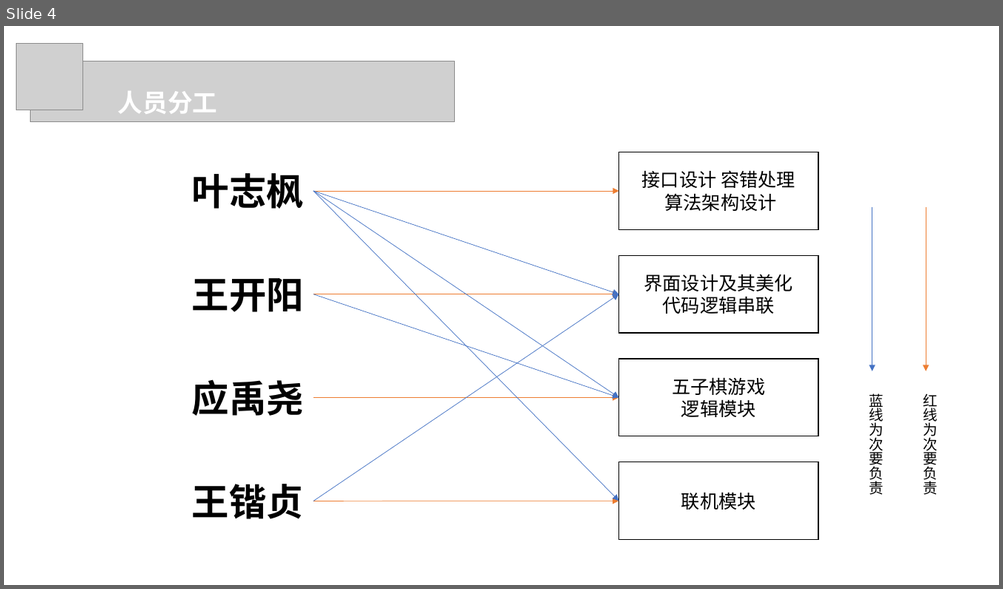
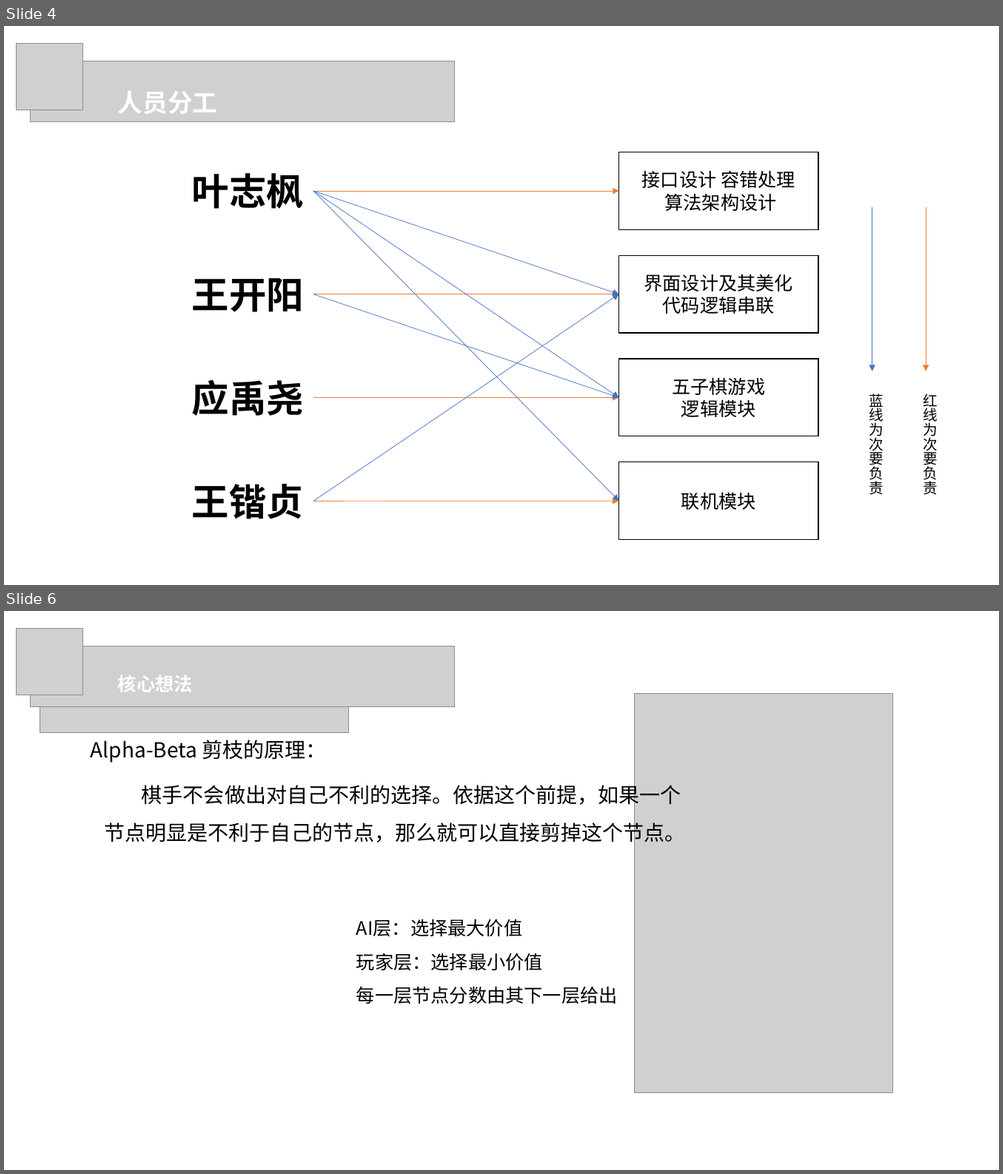
Before and after one commit to IPCHIFUNG/Gobang, a slide deck: doc/五子棋项目演示PPT.pptx. Shown one above the other, each under a label of ours: slide 4 before the commit, slides 4 and 6 after it; the slides between them are not shown. The pictures are 1003x589 and 1003x1174 pixels, drawn with LibreOffice and Linux fonts; fonts in the diff are those of the drawing; grey boxes stand for pictures. Boxes give left, top, right and bottom in pixels: in the first picture for what was removed or moved away, otherwise in the second. Text is boxed around its words. In the diff, an @@ line names an element or a change of style, - is before the commit and + after.

Commit message:
PPT核心算法

```diff
--- a/doc/五子棋项目演示PPT.pptx
+++ b/doc/五子棋项目演示PPT.pptx
@@ slide 6 added at box(4, 611, 999, 1170), background #FFFFFF @@
@@ picture added at box(17, 628, 83, 695) @@
@@ picture added at box(30, 646, 454, 707) @@
@@ picture added at box(40, 655, 349, 733) @@
@@ text added at box(118, 675, 193, 692), 18 pt, text #FFFFFF, bold @@
+核心想法
@@ picture added at box(634, 694, 893, 1093) @@
@@ text added at box(91, 740, 326, 763), 20 pt, text #000000 @@
+Alpha-Beta 剪枝的原理：
@@ text added at box(105, 782, 686, 846), 20 pt, text #000000 @@
+棋手不会做出对自己不利的选择。依据这个前提，如果一个节点明显是不利于自己的节点，那么就可以直接剪掉这个节点。
@@ text added at box(356, 920, 617, 1004), 18 pt, text #000000 @@
+AI层：选择最大价值
+玩家层：选择最小价值
+每一层节点分数由其下一层给出
```
Also in this commit, not shown: 13 other slides added.
